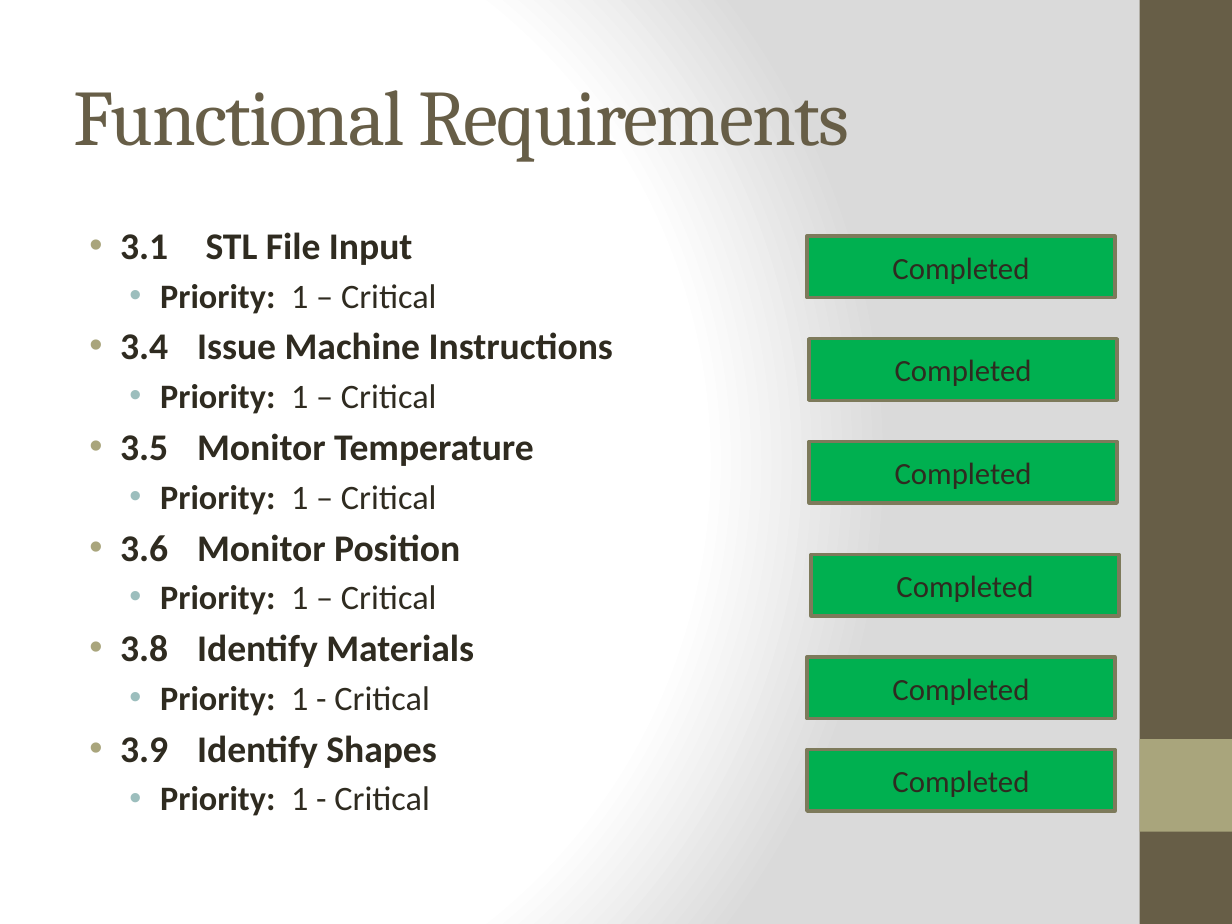
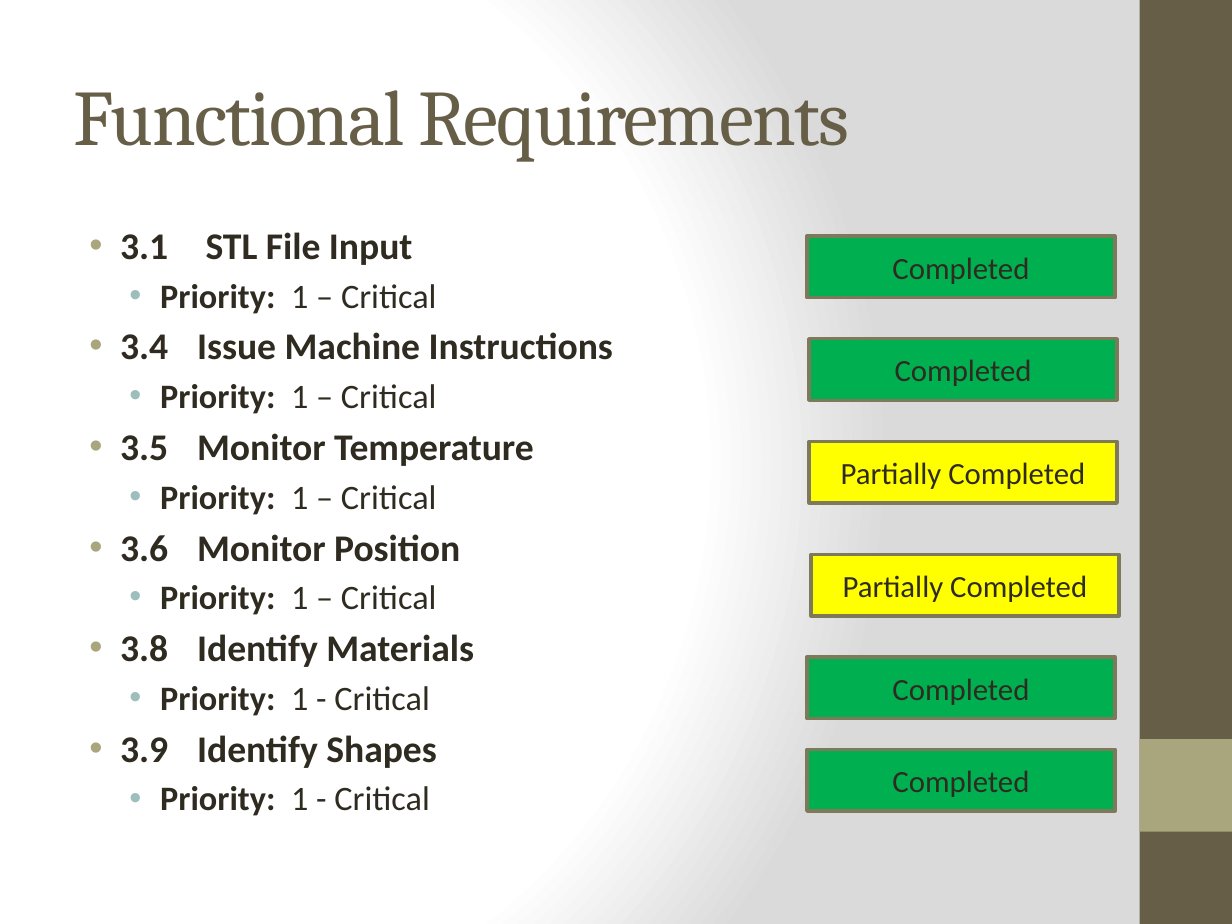
Before and after one commit to qpHalcy0n/SRDesign, a slide deck: slide 5 of Final Presentation/Ink3d Final Presentation.pptx. Drawn at 1232x924 pixels with LibreOffice and Linux fonts; fonts in the diff are those of the drawing. Boxes give left, top, right and bottom in pixels: in the first picture for what was removed or moved away, otherwise in the second. Text is boxed around its words. In the diff, an @@ line names an element or a change of style, - is before the commit and + after.

```diff
--- a/Final Presentation/Ink3d Final Presentation.pptx
+++ b/Final Presentation/Ink3d Final Presentation.pptx
@@ rectangle "Partially Completed" at (809, 441, 1117, 503): fill #00B050 to #FFFF00 @@
@@ text in rectangle at (841, 462, 1085, 489): text changed @@
-Completed
+Partially Completed
@@ rectangle "Partially Completed" at (811, 554, 1119, 616): fill #00B050 to #FFFF00 @@
@@ text in rectangle at (843, 575, 1087, 602): text changed @@
-Completed
+Partially Completed
```
Also in this commit, not shown: 1 other slide changed, 12 other files.
